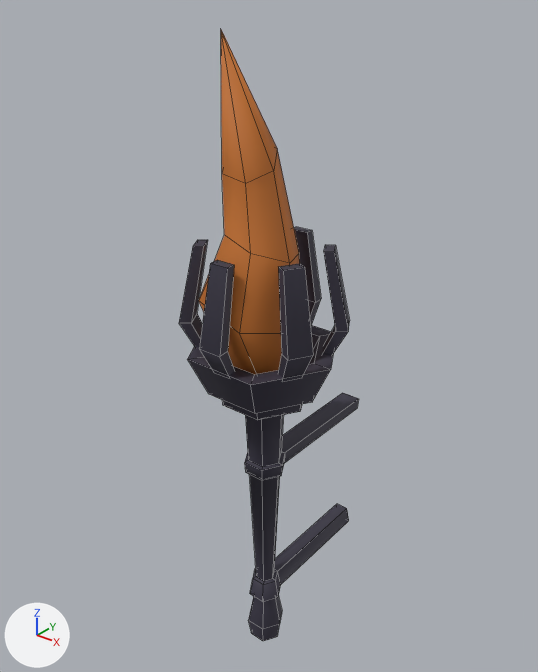
A saved change to the FBX model data/models/Torch/Torch.fbx.
Rendered twice from a 50 mm camera at (0.736, -0.908, 1.266) aimed at (-0.048, 0.072, 0.658). The axes (+X, +Y, +Z) are drawn at lower left. The lights are the same throughout. Mesh edges are drawn as thin lines. Where no turn or scale is listed for an object, it has been applied to the vertices.

The first picture shows 'Torch'.
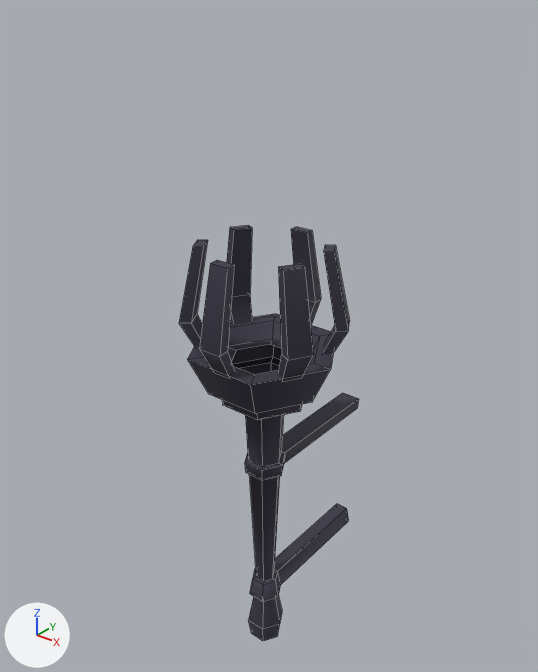
Boxes (x1, y1, x2, y2) around the edits, measured in the pictures (538 x 672 px):
```json
{"object": "Torch", "change": "reshaped", "before": [179, 30, 359, 641], "after": [179, 225, 359, 641], "on screen": "32% shorter"}
{"part": 1, "of": "me_cylinder_042", "change": "deleted", "before": [199, 30, 299, 375]}
```

The change, as JSON lines over the scene's bpy script:
```json
{"block": "me_cylinder_042", "where": "# used by ob_torch; location = (0.0, 0.0, 0.0)"}
{"op": "remove", "block": "me_cylinder_042", "code": "me_cylinder_042.from_pydata(...)  # 207 vertices, 195 faces; spans x -0.14..0.14, y -0.145..0.295, z 0.0..1.2"}
{"op": "add", "block": "me_cylinder_042", "code": "me_cylinder_042.from_pydata(...)  # 189 vertices, 171 faces; spans x -0.14..0.14, y -0.145..0.295, z 0.0..0.865"}
{"block": "me_cylinder_042", "change": "me_cylinder_042 part 1"}
{"block": "me_cylinder_042", "change": "18 vertices are removed from x -0.071..0.082, y -0.11..0.052, z 0.74..1.2"}
{"block": "me_cylinder_042", "change": "24 faces are deleted"}
{"op": "remove", "block": "me_cylinder_042", "code": "me_cylinder_042.materials.append(mat_fire)  # orange #c7732c"}
```
